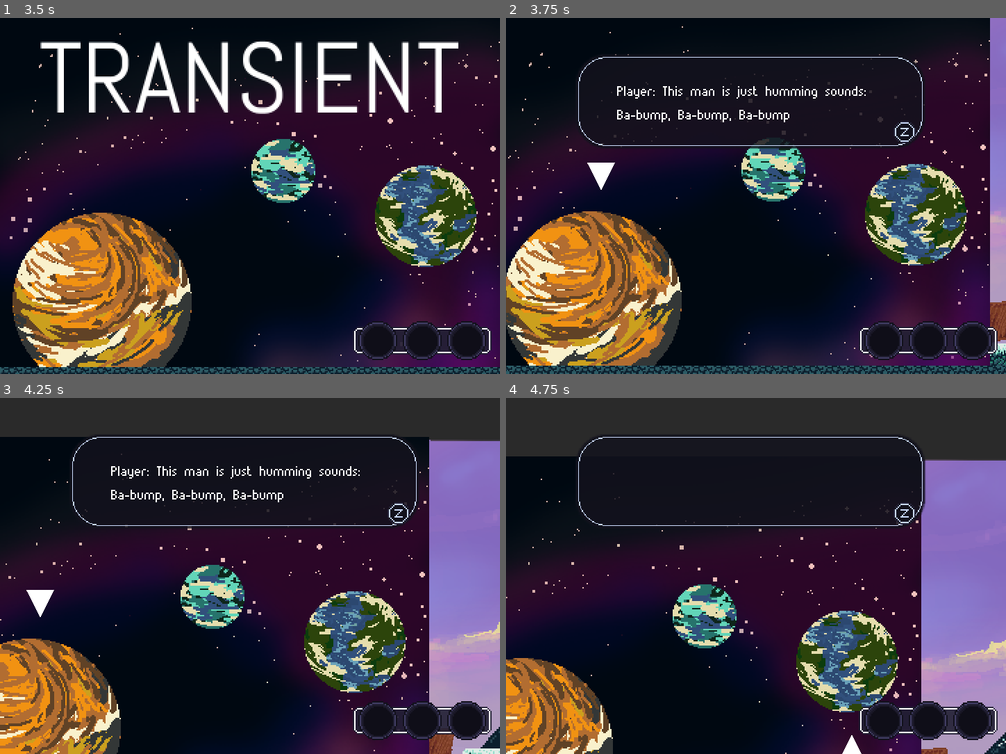
Above: before the commit, frames 1-4 (two rows, left to right).
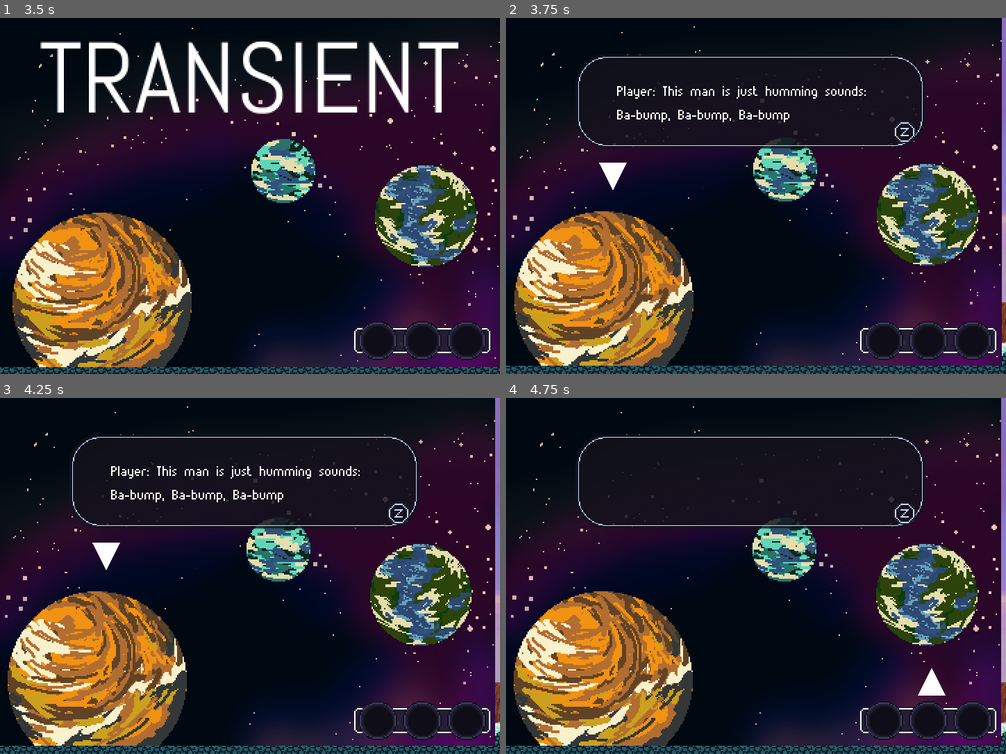
Above: after the commit, the same moments.

Repository: gpelussi/home_ggj19
Game: Godot game, scene res://Maps/Ice_Map.tscn
Two runs of this game, one before a commit and one after it. Both use one fixed random seed, a clock stepped at 60 frames per second and the inputs below. This scene is started directly instead of the project's main scene.
Inputs:
- Up to frame 1 (3.5 s): hold Z (ACTION_CONFIRM) 0.53-1.28 s; hold Right (DIR_RIGHT) 0.53-2.03 s; tap Space (ACTION_JUMP) at 0.77, 1.52, 3.02 s; tap Z (ACTION_CONFIRM) at 1.35, 2.85 s; hold Left (DIR_LEFT) 2.03-2.78 s; hold Z (ACTION_CONFIRM) 2.03-2.78 s; hold Right (DIR_RIGHT) from 2.78 s (still down)
- Up to frame 2 (3.75 s): keep holding Right (DIR_RIGHT); hold Z (ACTION_CONFIRM) from 3.53 s (still down)
- Up to frame 3 (4.25 s): keep holding Right (DIR_RIGHT); keep holding Z (ACTION_CONFIRM); tap Space (ACTION_JUMP) at 3.77 s
- Up to frame 4 (4.75 s): release Right (DIR_RIGHT) at 4.28 s; release Z (ACTION_CONFIRM) at 4.28 s; hold Left (DIR_LEFT) from 4.28 s (still down); tap Z (ACTION_CONFIRM) at 4.35 s; tap Space (ACTION_JUMP) at 4.52 s

Frame 1 is identical in both runs. In frame 2, 20% of the frame differs, in the area x 0-100%, y 0-100%; in frame 3, 54%; in frame 4, 60%.

Commit message:
Fix commands

Diff:
--- a/src/Bodies/Components/Commands/Command.gd
+++ b/src/Bodies/Components/Commands/Command.gd
@@ -10,6 +10,7 @@
 
 
 var run_recursive = true
+var idx = 0
 
 func action():
 	pass
@@ -18,9 +19,16 @@
 	print("running %s" % get_name())
 	action()
 	if not run_recursive:
-		return emit_signal("command_done")
+		return
 	print("action done, running recursively")
-	for child in get_children():
-		child.run()
-		yield(child, "command_done")
-	emit_signal("command_done")
+	idx = 0
+	next()
+
+func next():
+	if idx >= get_child_count():
+		emit_signal("command_done")
+		return
+	var command = get_child(idx)
+	idx += 1
+	command.connect("command_done", self, "next", [], CONNECT_ONESHOT)
+	command.run()
--- a/src/Hud/TextBox.gd
+++ b/src/Hud/TextBox.gd
@@ -14,7 +14,6 @@
 
 func run_dialogue(text):
 	emit_signal("dialogue_started")
-	player_input.lock_input()
 	print(text)
 	var box_texts = text.split("\n\n")
 	show()
@@ -26,7 +25,6 @@
 		yield(self, "dialogue_advanced")
 		set_process_input(false)
 	hide()
-	player_input.unlock_input()
 	emit_signal("dialogue_finished")
 
 func _input(event):
--- a/src/Misc/PlayerInput.gd
+++ b/src/Misc/PlayerInput.gd
@@ -9,12 +9,12 @@
 	player = null
 
 func lock_input():
-	if player and player.has_node("Controls"):
-		player.get_node("Controls").disable_action()
+	assert(player and player.has_node("Controls"))
+	player.get_node("Controls").disable_action()
 
 func unlock_input():
-	if player and player.has_node("Controls"):
-		player.get_node("Controls").enable_action()
+	assert(player and player.has_node("Controls"))
+	player.get_node("Controls").enable_action()
 
 func fanfare():
 	if player:
